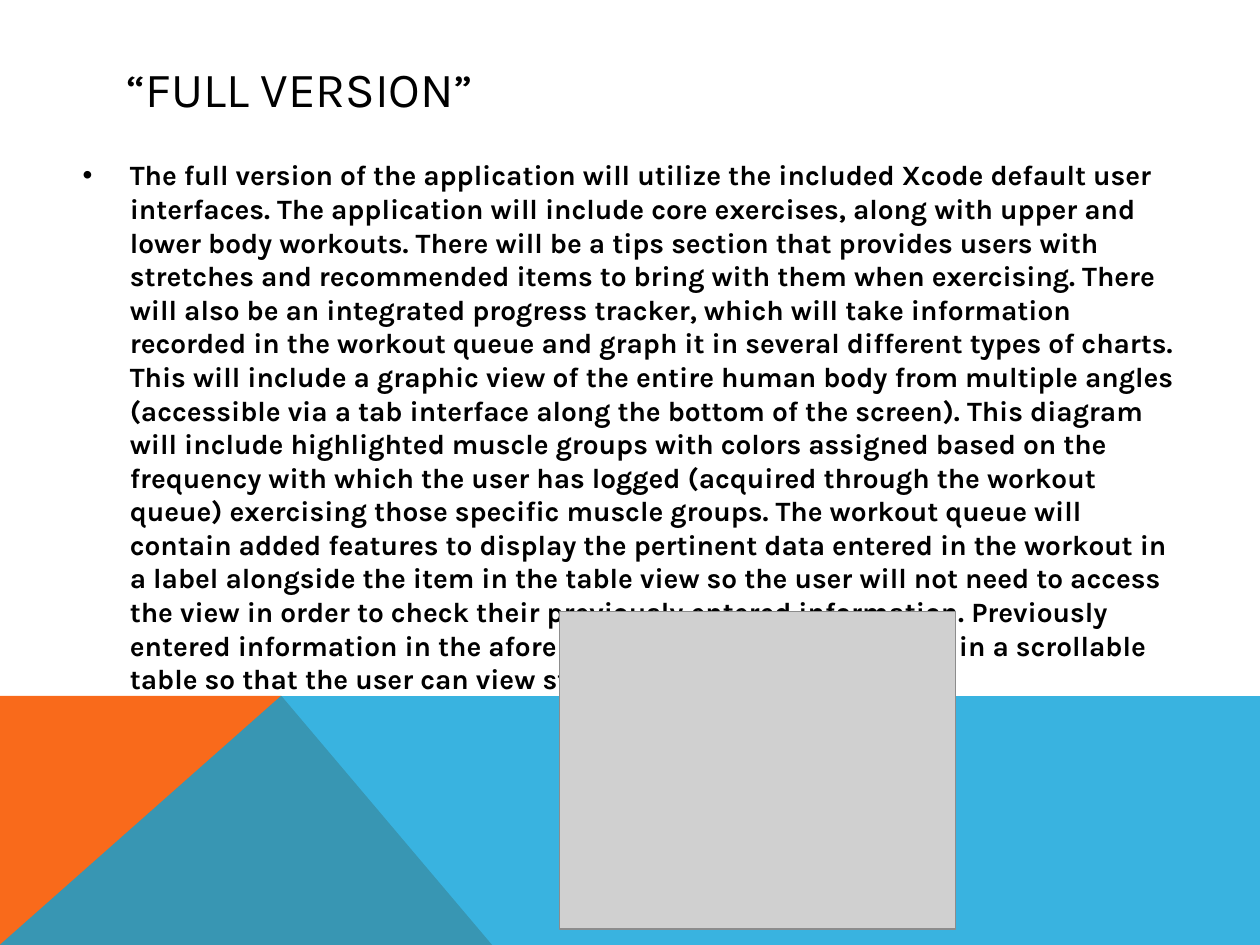
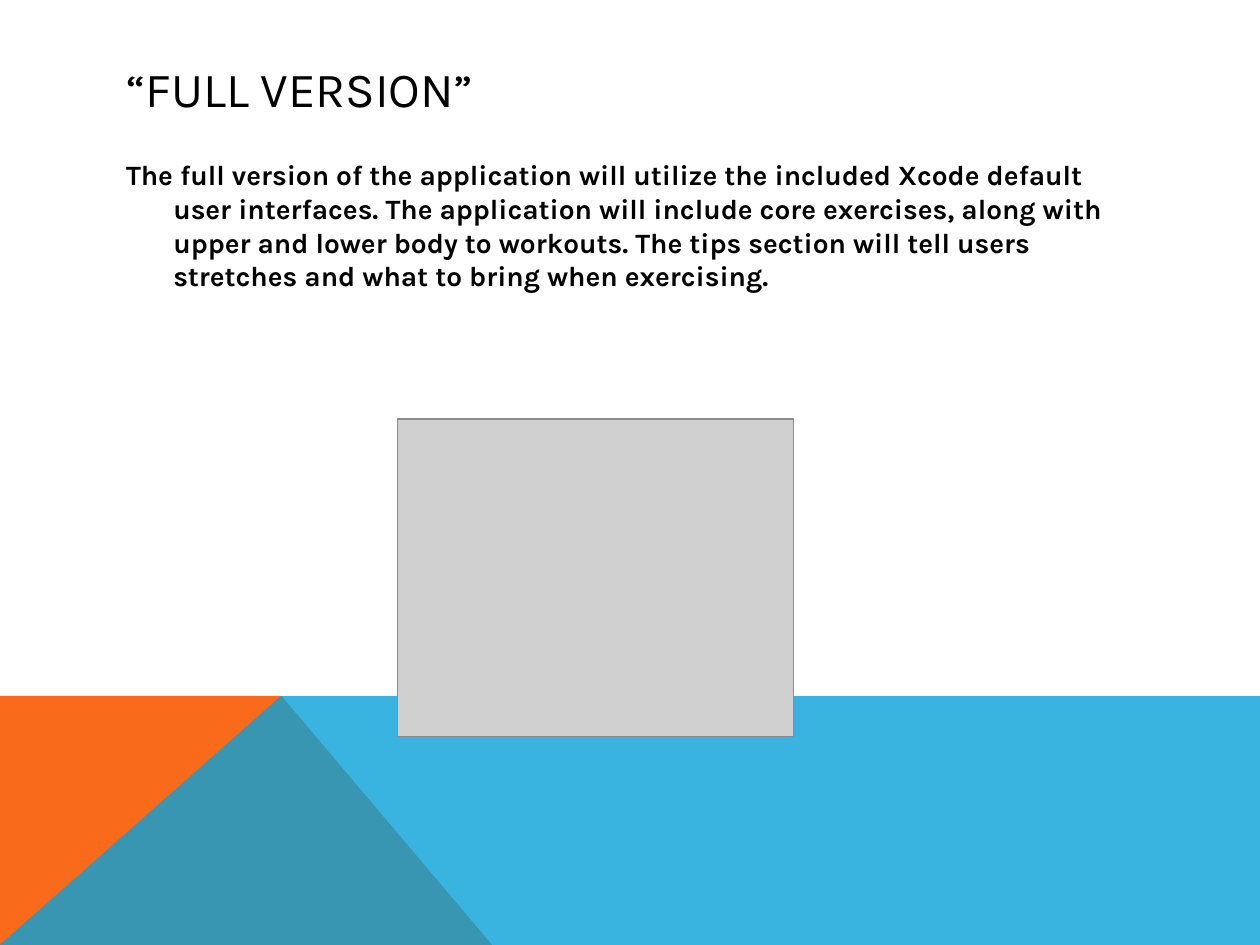
Before and after one commit to mea36/duca2012_group5, a slide deck: slide 5 of PrototypeDemoCurtis314.pptx (slide 7 before the commit). Drawn at 1260x945 pixels with LibreOffice and Linux fonts; fonts in the diff are those of the drawing; grey boxes stand for pictures. Boxes give left, top, right and bottom in pixels: in the first picture for what was removed or moved away, otherwise in the second. Text is boxed around its words. In the diff, an @@ line names an element or a change of style, - is before the commit and + after.

```diff
--- a/PrototypeDemoCurtis314.pptx
+++ b/PrototypeDemoCurtis314.pptx
@@ text at box(126, 165, 1102, 293): text changed @@
-• The full version of the application will utilize the included Xcode default user interfaces. The application will include core exercises, along with upper and lower body workouts. There will be a tips section that provides users with stretches and recommended items to bring with them when exercising. There will also be an integrated progress tracker, which will take information recorded in the workout queue and graph it in several different types of charts. This will include a graphic view of the entire human body from multiple angles (accessible via a tab interface along the bottom of the screen). This diagram will include highlighted muscle groups with colors assigned based on the frequency with which the user has logged (acquired through the workout queue) exercising those specific muscle groups. The workout queue will contain added features to display the pertinent data entered in the workout in a label alongside the item in the table view so the user will not need to access the view in order to check their previously entered information. Previously entered information in the aforementioned view will be stored in a scrollable table so that the user can view stored data logs.
+The full version of the application will utilize the included Xcode default user interfaces. The application will include core exercises, along with upper and lower body to workouts. The tips section will tell users stretches and what to bring when exercising.
@@ picture: place and size @@
-picture at box(559, 611, 956, 929)
+picture at box(397, 420, 794, 737)
```
Also in this commit, not shown: 4 other slides changed, 2 slides removed, 1 other file.
